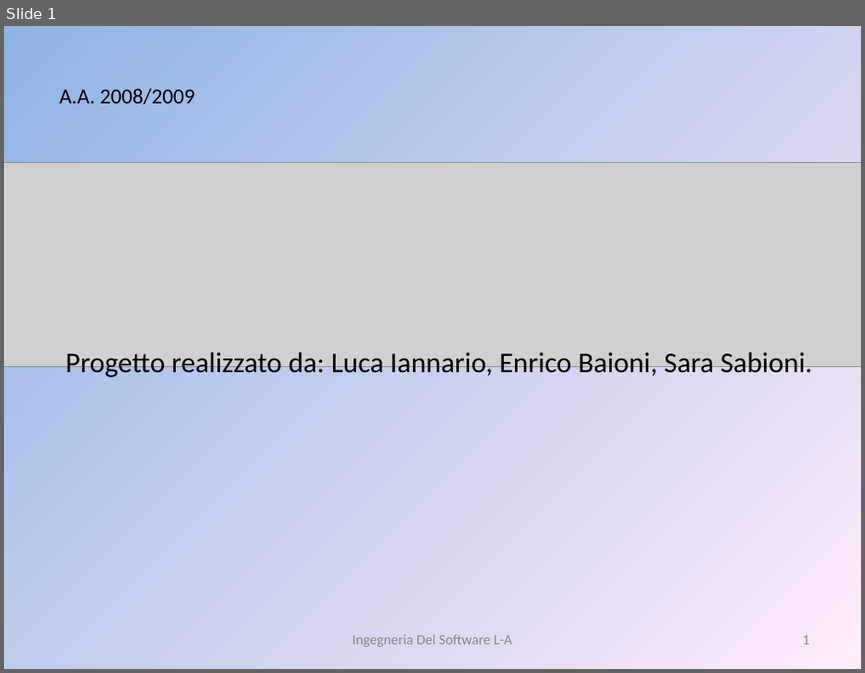
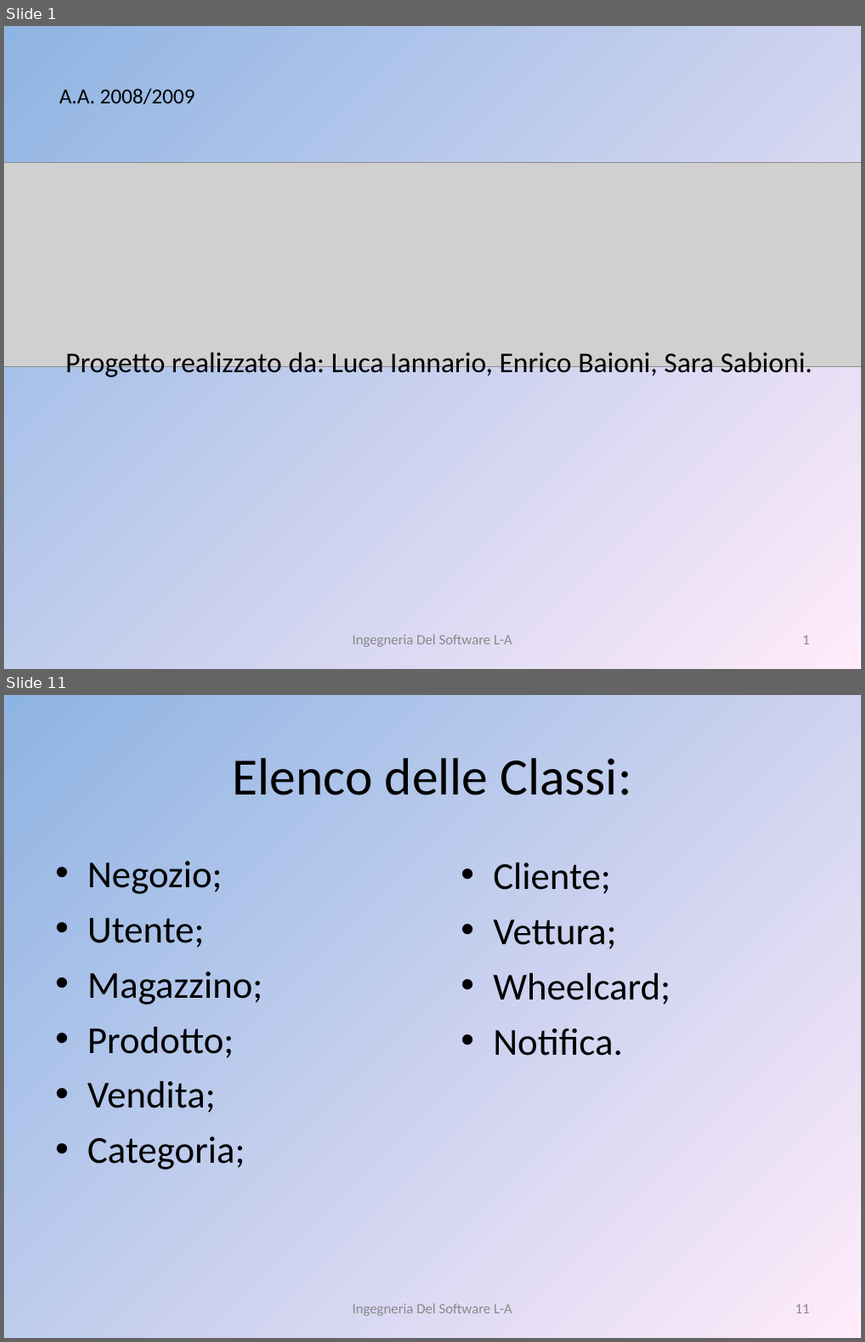
Before and after one commit to liannario/ingsoftbo, a slide deck: ViaggiateSicuri.ppt. Shown one above the other, each under a label of ours: slide 1 before the commit, slides 1 and 11 after it; the slides between them are not shown. The pictures are 865x673 and 865x1342 pixels, drawn with LibreOffice and Linux fonts; fonts in the diff are those of the drawing; grey boxes stand for pictures. Boxes give left, top, right and bottom in pixels: in the first picture for what was removed or moved away, otherwise in the second. Text is boxed around its words. In the diff, an @@ line names an element or a change of style, - is before the commit and + after.

```diff
--- a/ViaggiateSicuri.ppt
+++ b/ViaggiateSicuri.ppt
@@ slide 11 added at box(4, 695, 861, 1338), background gradient #8EB4E3 to #FFEBFA @@
@@ title added at box(233, 758, 631, 795), 44 pt, text #000000 @@
+Elenco delle Classi:
@@ text added at box(87, 861, 262, 1169), 32 pt, text #000000 @@
+• Negozio;
+• Utente;
+• Magazzino;
+• Prodotto;
+• Vendita;
+• Categoria;
@@ text added at box(493, 862, 670, 1055), 32 pt, text #000000 @@
+• Cliente;
+• Vettura;
+• Wheelcard;
+• Notifica.
@@ text added at box(352, 1303, 512, 1315), 12 pt, text #898989 @@
+Ingegneria Del Software L-A
@@ page number added at box(795, 1304, 810, 1313), 12 pt, text #898989 @@
+11
```
Also in this commit, not shown: 5 slides changed, 10 other slides added, 1 slide removed.
